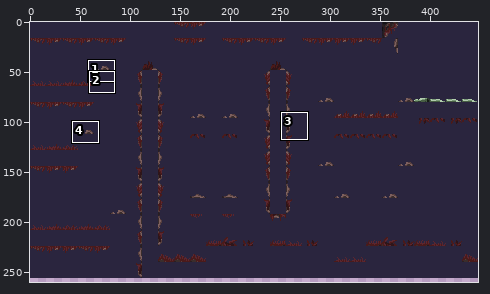
Sprite sheet -- maps/final_maps/level3/level3bg.png. Above, an overview of the earlier version with the close-up marked.
Close-up. Before:
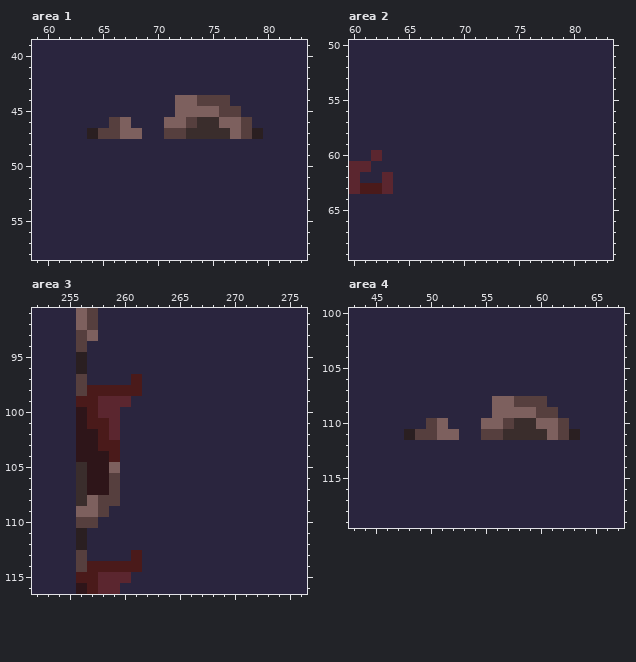
The file is 448x288 pixels. Colours within 5 levels of each other are drawn and written as one. Shown: area 1: x 59..83, y 39..58; area 2: x 60..83, y 50..69; area 3: x 252..276, y 91..116; area 4: x 43..67, y 100..119. The wide view leaves out empty margins. The commit also changed other parts of the picture, which this record leaves out.
The result:
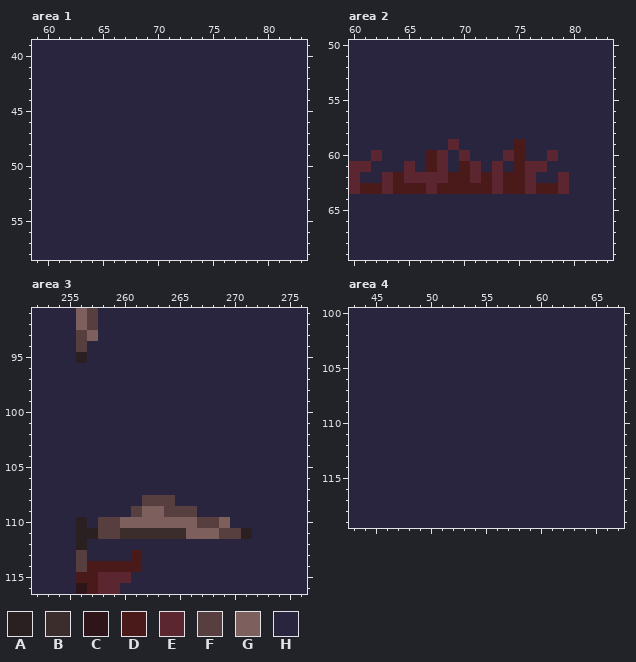
Palette (. is transparent): A #2a1f21  B #3a2d2c  C #2e1519  D #4a1a1a  E #5b262f  F #563f3e  G #7d605e  H #2a253e
The exact change:
Area 1:
y 44: x 72..76 GGFFF -> HHHHH
y 45: x 72..77 GGGGFF -> HHHHHH
y 46: x 66..67 FG -> HH; x 71..78 GGFBBGGF -> HHHHHHHH
y 47: x 64..68 AFFGG -> HHHHH; x 71..79 FFBBBBGFA -> HHHHHHHHH
Area 2:
y 59: x 69 H -> E; x 75 H -> D
y 60: x 67..68 HH -> DE; x 70 H -> E; x 74..75 HH -> ED; x 78 H -> E
y 61: x 65 H -> E; x 67..68 HH -> DE; x 70..71 HH -> DE; x 73 H -> E; x 75..77 HHH -> DEE
y 62: x 64..76 HHHHHHHHHHHHH -> DEEEEDDEDEDDE; x 79 H -> E
y 63: x 64..79 HHHHHHHHHHHHHHHH -> DDDEDDDDDEDDEDDE
Area 3:
y 96: x 256 A -> H
y 97: x 256 F -> H; x 261 D -> H
y 98: x 256..261 FDDDDD -> HHHHHH
y 99: x 256..260 DDEEE -> HHHHH
y 100: x 256..259 CDEE -> HHHH
y 101: x 256..259 CDDE -> HHHH
y 102: x 256..259 CCDE -> HHHH
y 103: x 256..259 CCDD -> HHHH
y 104: x 256..259 CCCD -> HHHH
y 105: x 256..259 BCCG -> HHHH
y 106..107: x 256..259 BCCF -> HHHH
y 108: x 256..259 BGFF -> HHHH; x 262..264 HHH -> FFF
y 109: x 256..258 GGF -> HHH; x 261..266 HHHHHH -> FGGFFF
y 110: x 256..269 FFHHHHHHHHHHHH -> AHFFGGGGGGGFFG
y 111: x 257..271 HHHHHHHHHHHHHHH -> AFFBBBBBBGGGFFA
Area 4:
y 108: x 56..60 GGFFF -> HHHHH
y 109: x 56..61 GGGGFF -> HHHHHH
y 110: x 50..51 FG -> HH; x 55..62 GGFBBGGF -> HHHHHHHH
y 111: x 48..52 AFFGG -> HHHHH; x 55..63 FFBBBBGFA -> HHHHHHHHH
Where, in picture pixels (left, top, right, bottom), the same in both close-ups:
changed: (87, 95, 263, 139)
changed: (393, 139, 569, 194)
changed: (76, 363, 252, 539)
changed: (404, 396, 580, 440)
